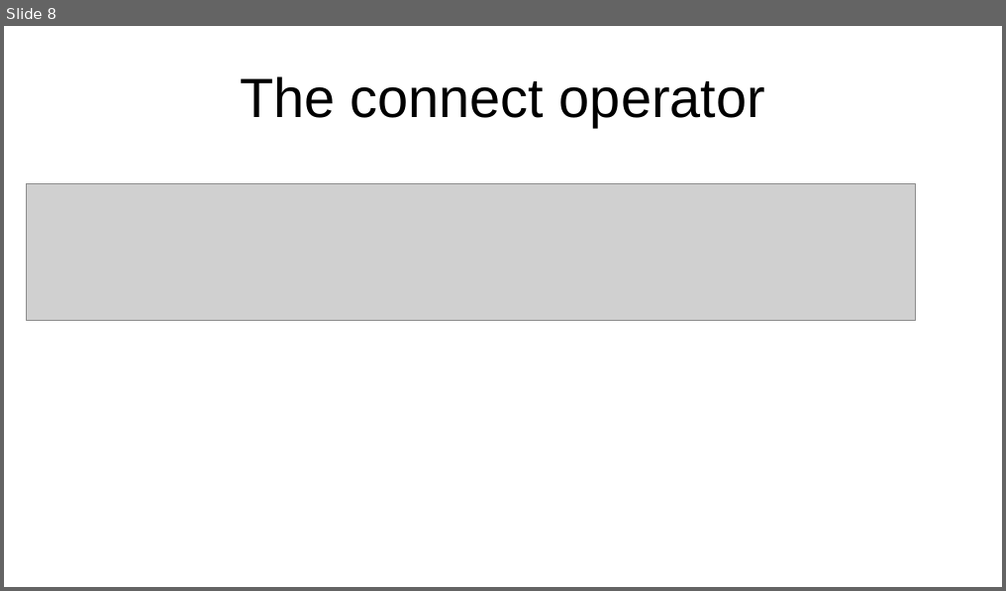
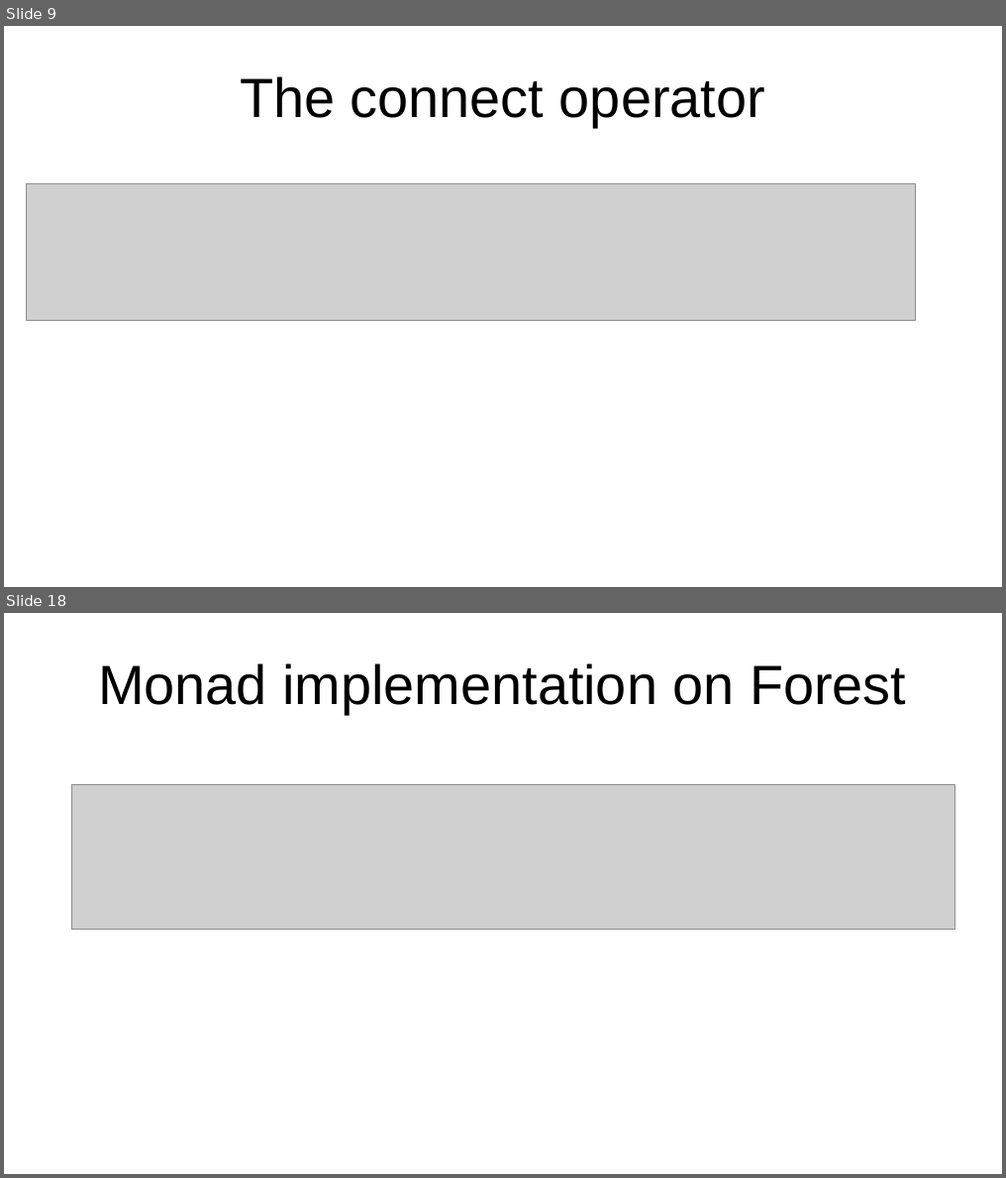
Before and after one commit to ThomdenDK/POCS, a slide deck: POCS_Exam.odp. Shown one above the other, each under a label of ours: slide 8 before the commit, slides 9 and 18 after it; the slides between them are not shown. The pictures are 1006x591 and 1006x1178 pixels, drawn with LibreOffice and Linux fonts; fonts in the diff are those of the drawing; grey boxes stand for pictures. Boxes give left, top, right and bottom in pixels: in the first picture for what was removed or moved away, otherwise in the second. Text is boxed around its words. In the diff, an @@ line names an element or a change of style, - is before the commit and + after.

```diff
--- a/POCS_Exam.odp
+++ b/POCS_Exam.odp
@@ slide 18 added at (4,613,1002,1174), background #FFFFFF @@
@@ title added at (98,663,906,714), 44 pt, text #000000 @@
+Monad implementation on Forest
@@ picture added at (72,785,954,930) @@
@@ what was slide 8 is now slide 9 @@
```
Also in this commit, not shown: 4 slides changed, 13 other slides added, 3 other files.
